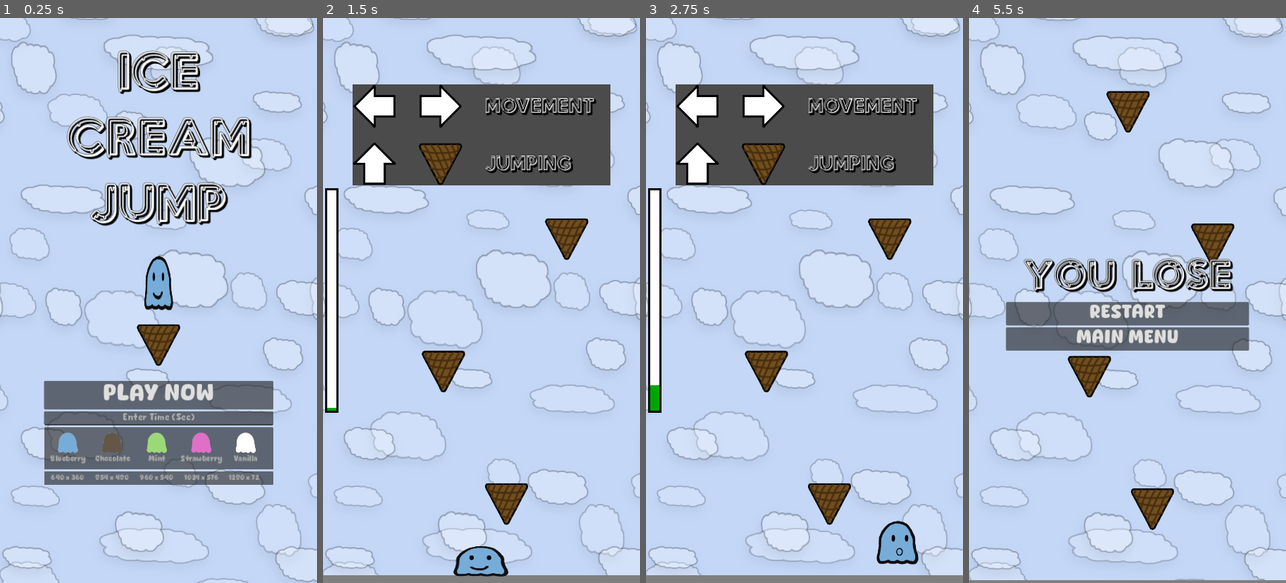
Above: before the commit, frames 1-4 (left to right).
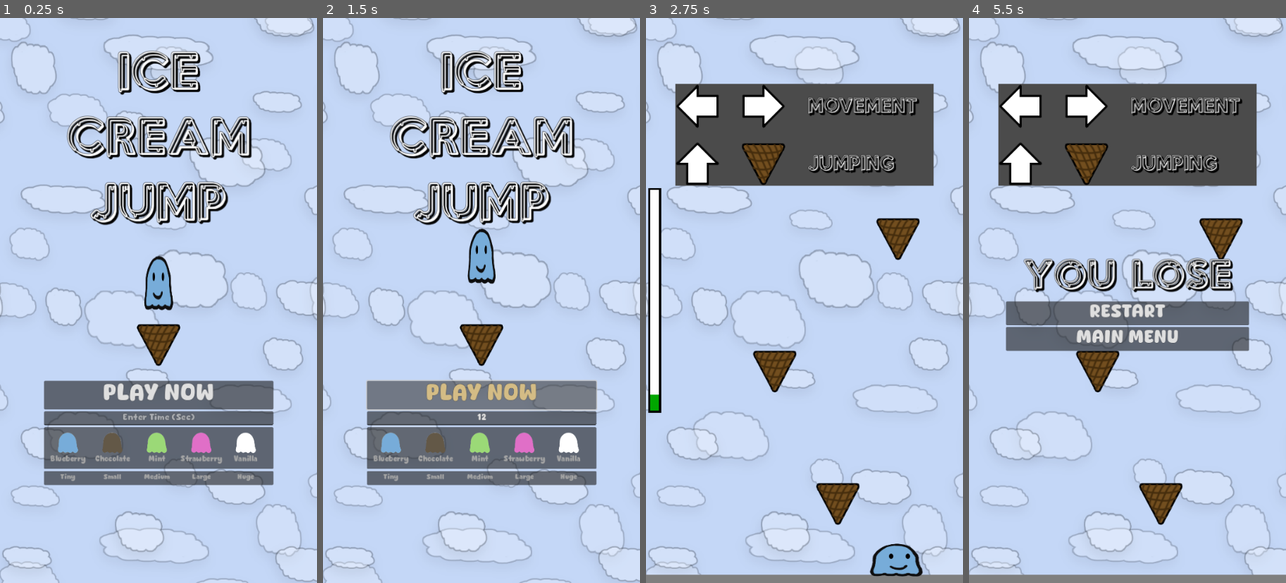
Above: after the commit, the same moments.

Repository: bsu-cs315/E2-hovell
Game: Godot game, scene res://title/title.tscn
The game is run twice, just before and just after one commit, with the same random seed, the same clock (stepped at 60 frames per second) and the same inputs. Sound files missing from this copy of the repository are replaced by a short silence.
Inputs (mouse positions are in pixels of both pictures, inside the frame that each line leads up to):
- Up to frame 1 (0.25 s): no input
- Up to frame 2 (1.5 s): click (481, 419) at 0.52 s; type "12" at 0.6 s; click "PLAY NOW" at 1.25 s
- Up to frame 3 (2.75 s): hold D (move_right) from 2.03 s (still down); tap W (jump) at 2.27 s
- Up to frame 4 (5.5 s): tap W (jump) at 3.02, 4.52, 5.27 s; release D (move_right) at 3.53 s; hold A (move_left) 3.53-4.28 s; hold D (move_right) from 4.28 s (still down)

The runs differ from the first frame. In frame 1, 4.4% of the frame differs, in the area x 13-87%, y 5-83%; in frame 2, 37%, in the area x 0-100%, y 5-100%; in frame 3, 4.3%; in frame 4, 21%.

Commit message:
Add default smaller window size

Diff:
--- a/project/level/level.gd
+++ b/project/level/level.gd
@@ -15,7 +15,7 @@
 var _min_spawn_timer := 1.5
 var _max_spawn_timer := 2.0
 
-var _xmax := 650
+var _xmax := 670
 var _xmin := 50
 var _boundary_max := 280
 var _boundary_min := 120
--- a/project/title/title.gd
+++ b/project/title/title.gd
@@ -6,6 +6,8 @@
 @onready var _sound_flavor : AudioStreamPlayer = $FlavorSound
 
 func _ready() -> void:
+	get_window().size = Vector2i(540, 960)
+
 	var _starting_flavor = randi_range(0, IceCream.flavor_info.size() - 1)
 	IceCream.update_flavor(_starting_flavor)
 	var _sprite_path : String = "res://ice_cream/flavor_"+IceCream.flavor_name()+".png"
@@ -14,6 +16,7 @@
 
 func _on_play_button_pressed() -> void:
 	_sound_play.play()
+	await _sound_play.finished
 	get_tree().change_scene_to_file("res://level/level.tscn")
 
 
@@ -31,6 +34,7 @@
 
 
 func _on_resolution_input_item_selected(index: int) -> void:
+
 	if index == 0:
 		get_window().size = Vector2i(360, 640)
 	elif index == 1:
--- a/project/title/title.tscn
+++ b/project/title/title.tscn
@@ -183,11 +183,13 @@
 item_count = 5
 max_columns = 5
 same_column_width = true
-item_0/text = "640 x 360"
-item_1/text = "854 x 480"
-item_2/text = "960 x 540"
-item_3/text = "1024 x 576"
-item_4/text = "1280 x 720"
+fixed_column_width = 79
+icon_mode = 0
+item_0/text = "Tiny"
+item_1/text = "Small"
+item_2/text = "Medium"
+item_3/text = "Large"
+item_4/text = "Huge"
 
 [node name="ParallaxBackground" parent="." instance=ExtResource("5_vxqxq")]
 
